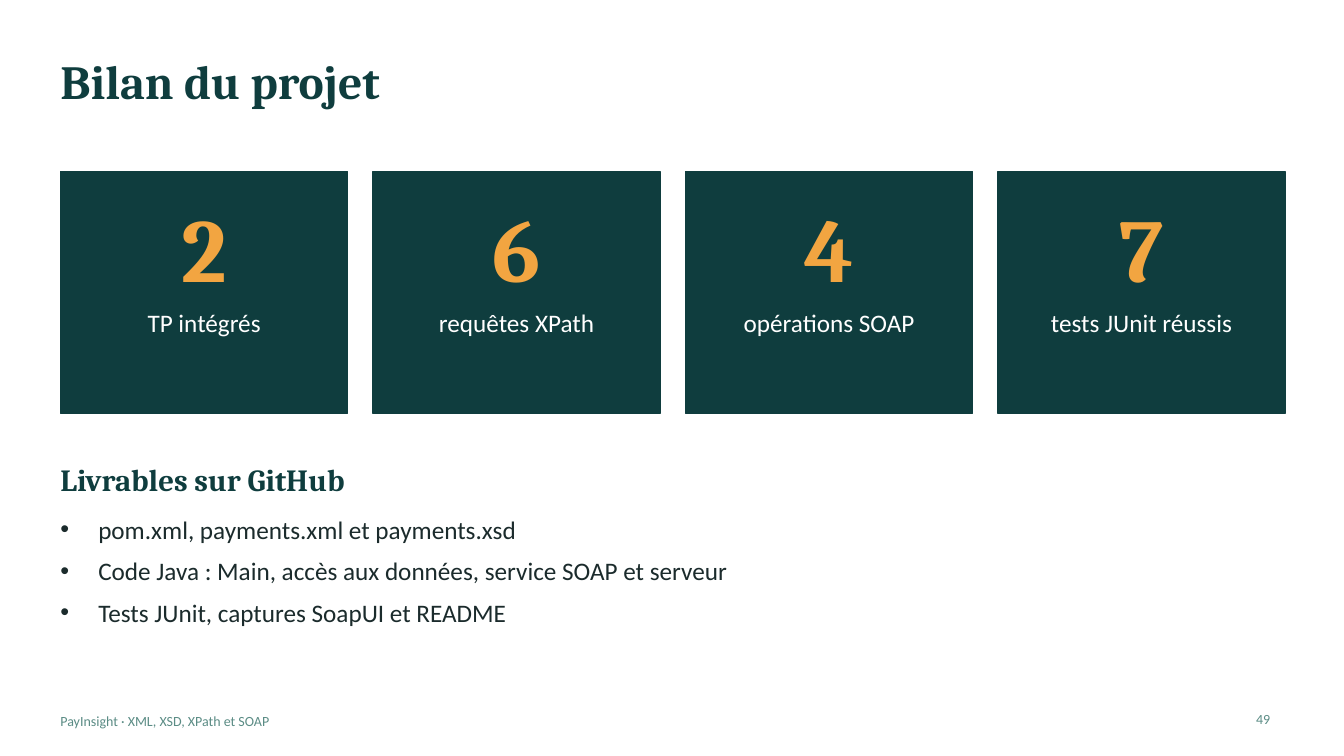
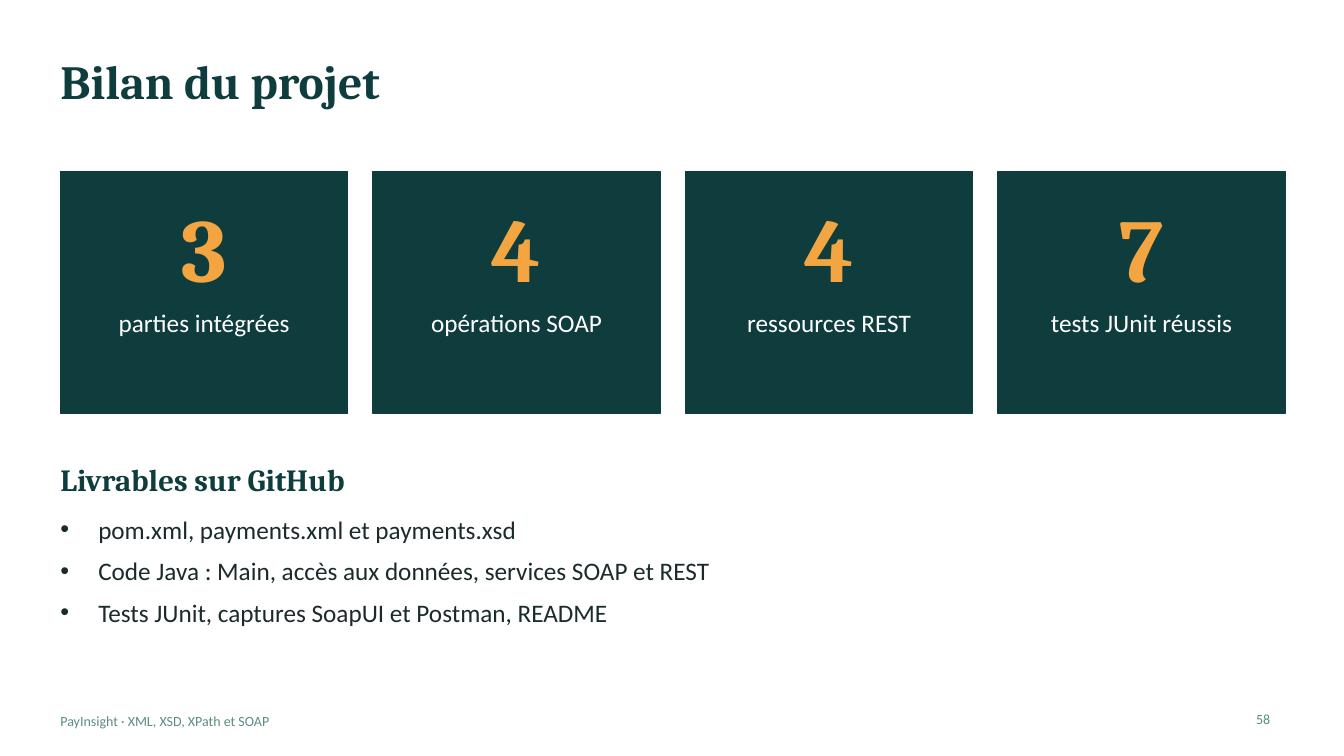
Before and after one commit to bouassidachayma/PayInsight, a slide deck: slide 58 of PayInsight_Presentation.pptx (slide 49 before the commit). Drawn at 1344x756 pixels with LibreOffice and Linux fonts; fonts in the diff are those of the drawing. Boxes give left, top, right and bottom in pixels: in the first picture for what was removed or moved away, otherwise in the second. Text is boxed around its words. In the diff, an @@ line names an element or a change of style, - is before the commit and + after.

Commit message:
Integrate REST API with Jersey and add input validation

```diff
--- a/PayInsight_Presentation.pptx
+++ b/PayInsight_Presentation.pptx
@@ text at (x1=181, y1=221, x2=227, y2=283): text changed @@
-2
+3
@@ text at (x1=492, y1=221, x2=542, y2=282): text changed @@
-6
+4
@@ text at (x1=119, y1=314, x2=290, y2=337): text changed @@
-TP intégrés
+parties intégrées
@@ text at (x1=431, y1=314, x2=602, y2=336): text changed @@
-requêtes XPath
+opérations SOAP
@@ text at (x1=747, y1=315, x2=910, y2=332): text changed @@
-opérations SOAP
+ressources REST
@@ text at (x1=98, y1=562, x2=709, y2=626): text changed @@
-• Code Java : Main, accès aux données, service SOAP et serveur
-• Tests JUnit, captures SoapUI et README
+• Code Java : Main, accès aux données, services SOAP et REST
+• Tests JUnit, captures SoapUI et Postman, README
@@ page number at (x1=1256, y1=714, x2=1270, y2=724): text changed @@
-49
+58
```
Also in this commit, not shown: 10 other slides changed, 9 slides added.
